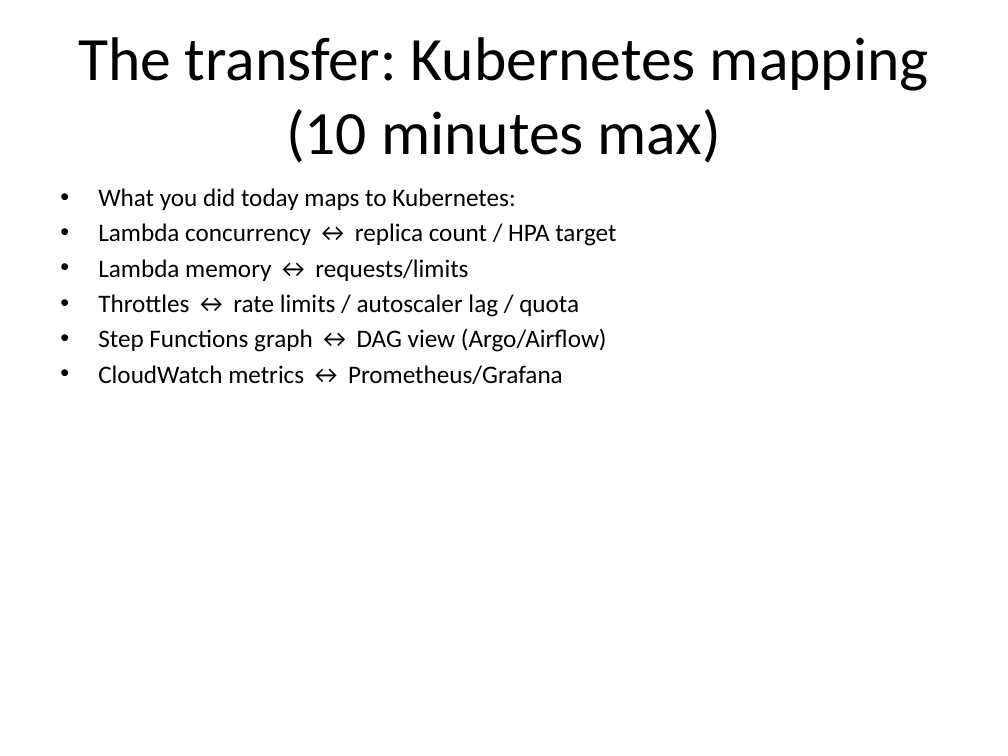
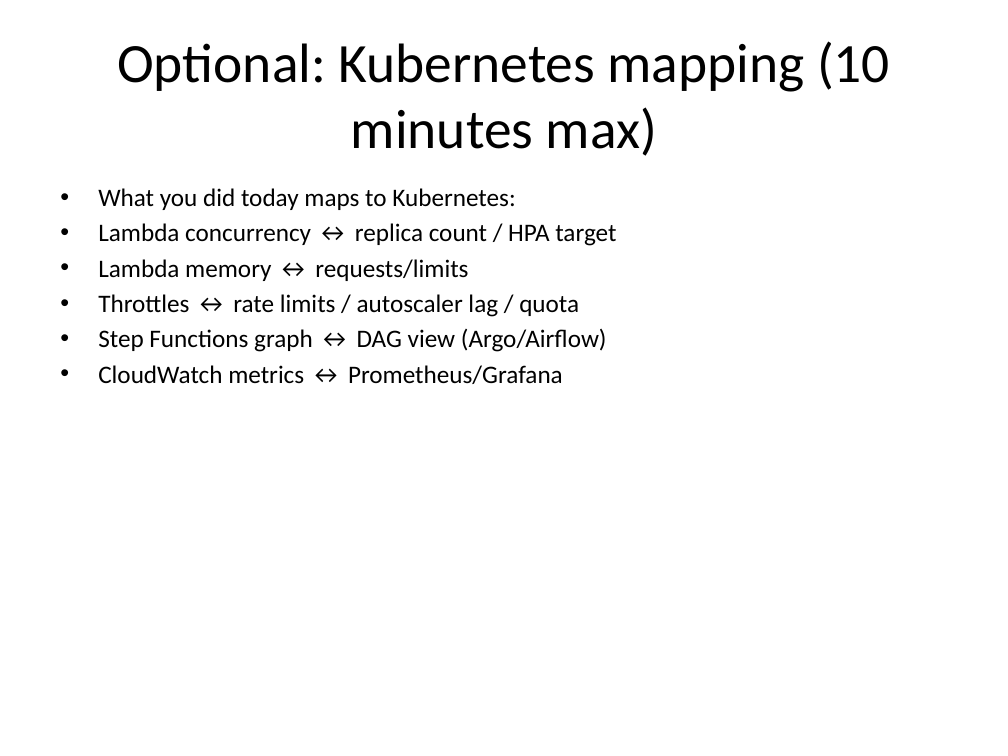
Before and after one commit to Corndel/AI6-5W, a slide deck: slide 10 of slides/afternoon_deck_scale_or_fail.pptx. Drawn at 1008x756 pixels with LibreOffice and Linux fonts; fonts in the diff are those of the drawing. Boxes give left, top, right and bottom in pixels: in the first picture for what was removed or moved away, otherwise in the second. Text is boxed around its words. In the diff, an @@ line names an element or a change of style, - is before the commit and + after.

```diff
--- a/slides/afternoon_deck_scale_or_fail.pptx
+++ b/slides/afternoon_deck_scale_or_fail.pptx
@@ title at bbox=[117, 41, 890, 156]: text changed; size 44 to 39.6 pt @@
-The transfer: Kubernetes mapping (10 minutes max)
+Optional: Kubernetes mapping (10 minutes max)
```
Also in this commit, not shown: 10 other slides changed, 1 other file.
